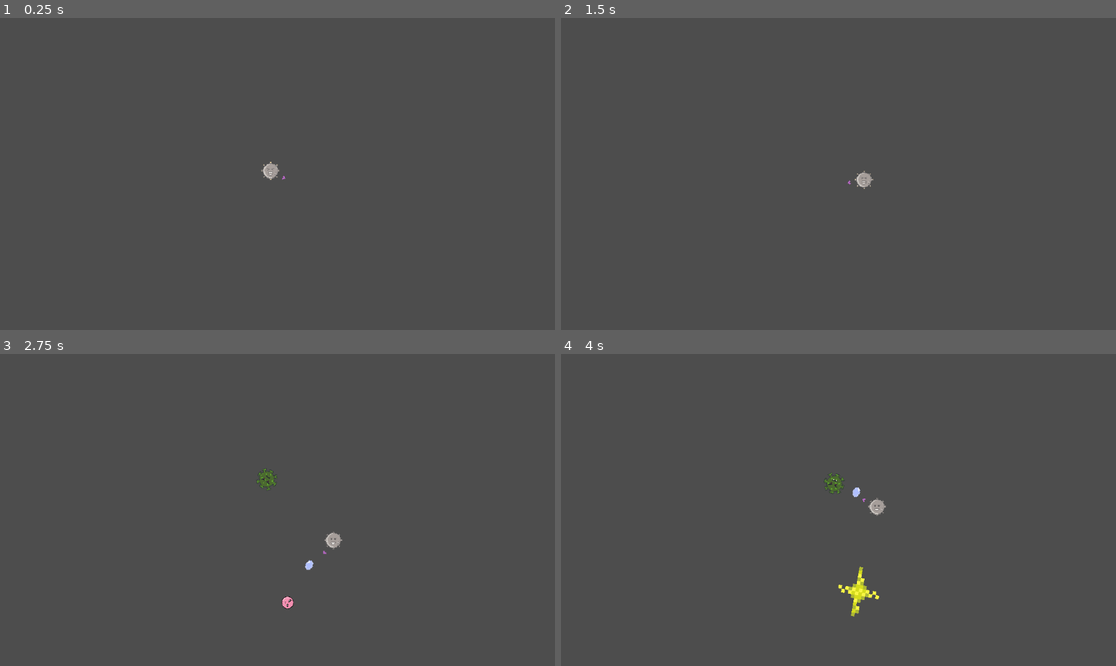
Above: before the commit, frames 1-4 (two rows, left to right).
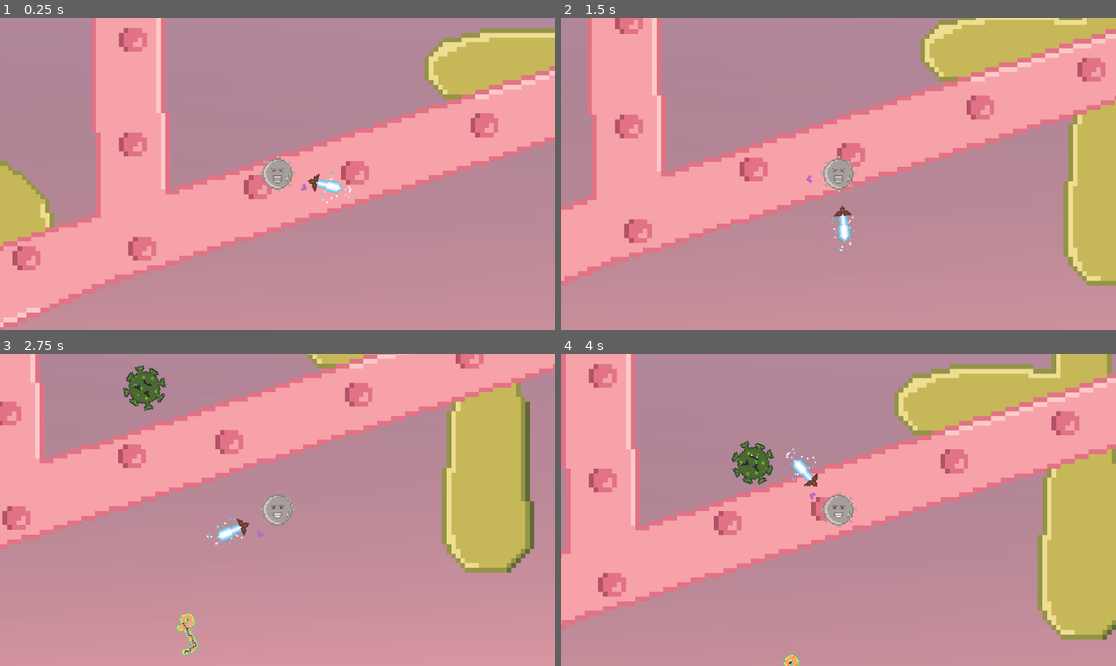
Above: after the commit, the same moments.

Repository: Ray660/Fear
Game: Godot game, scene res://Scenes/game.tscn
Same seed, same stepped clock (60 frames per second), same inputs: the game is played once before the commit and once after it.
Inputs:
- Up to frame 1 (0.25 s): no input
- Up to frame 2 (1.5 s): hold D (right) 0.53-1.28 s; tap Space (active, bound only after the commit) at 0.6, 1.35 s; hold S (down) from 1.28 s (still down)
- Up to frame 3 (2.75 s): release S (down) at 2.03 s; hold D (right) from 2.03 s (still down); tap Space (active, bound only after the commit) at 2.1 s
- Up to frame 4 (4 s): release D (right) at 2.78 s; hold W (up) 2.78-3.53 s; tap Space (active, bound only after the commit) at 2.85, 3.6 s; hold A (left) from 3.53 s (still down)

The runs differ from the first frame. In frame 1, 100% of the frame differs, in the area x 0-100%, y 0-100%; in frame 2, 100%; in frame 3, 100%; in frame 4, 100%.

Commit message:
feat: 添加激光与剑攻击系统
- 新增 Laser 激光敌人类型
- 新增 Sword 剑敌人类型
- 更新 FastEnemy 场景配置
- 更新 Gun 和 Scarecrow 配置
- 添加项目配置

Diff:
--- a/Enemy/fast_enemy.tscn
+++ b/Enemy/fast_enemy.tscn
@@ -1,10 +1,11 @@
 [gd_scene format=3 uid="uid://cja06eio6ao3"]
 
 [ext_resource type="Script" uid="uid://7khdy7wc3ly5" path="res://Enemy/fast_enemy.gd" id="1_a2oy4"]
-[ext_resource type="Texture2D" uid="uid://bnxgx4gjij3vg" path="res://assets/images/Enemy.png" id="2_mmy00"]
 [ext_resource type="Texture2D" uid="uid://cg5rfiabtxrvj" path="res://assets/images/enemy_dead-Sheet.png" id="2_xwi12"]
+[ext_resource type="Texture2D" uid="uid://cn31km8nu5s3d" path="res://assets/images/EBOLA-Sheet.png" id="3_mmy00"]
 
-[sub_resource type="CircleShape2D" id="CircleShape2D_xwi12"]
+[sub_resource type="ConvexPolygonShape2D" id="ConvexPolygonShape2D_mmy00"]
+points = PackedVector2Array(-9.5238085, -3.0952377, -14.285713, 4.0476184, -7.1428566, 8.809523, 0, 6.4285707, 4.7619042, -7.8571424, 9.5238085, -3.0952377, 11.90476, -5.47619, 2.3809521, -12.619046, -4.7619042, -0.7142857)
 
 [sub_resource type="AtlasTexture" id="AtlasTexture_jhcp8"]
 atlas = ExtResource("2_xwi12")
@@ -25,6 +26,22 @@
 [sub_resource type="AtlasTexture" id="AtlasTexture_l85fy"]
 atlas = ExtResource("2_xwi12")
 region = Rect2(1024, 0, 256, 256)
+
+[sub_resource type="AtlasTexture" id="AtlasTexture_xwi12"]
+atlas = ExtResource("3_mmy00")
+region = Rect2(0, 0, 256, 256)
+
+[sub_resource type="AtlasTexture" id="AtlasTexture_rp3xo"]
+atlas = ExtResource("3_mmy00")
+region = Rect2(256, 0, 256, 256)
+
+[sub_resource type="AtlasTexture" id="AtlasTexture_0ie0o"]
+atlas = ExtResource("3_mmy00")
+region = Rect2(512, 0, 256, 256)
+
+[sub_resource type="AtlasTexture" id="AtlasTexture_kwra2"]
+atlas = ExtResource("3_mmy00")
+region = Rect2(768, 0, 256, 256)
 
 [sub_resource type="SpriteFrames" id="SpriteFrames_jhcp8"]
 animations = [{
@@ -50,7 +67,16 @@
 }, {
 "frames": [{
 "duration": 1.0,
-"texture": ExtResource("2_mmy00")
+"texture": SubResource("AtlasTexture_xwi12")
+}, {
+"duration": 1.0,
+"texture": SubResource("AtlasTexture_rp3xo")
+}, {
+"duration": 1.0,
+"texture": SubResource("AtlasTexture_0ie0o")
+}, {
+"duration": 1.0,
+"texture": SubResource("AtlasTexture_kwra2")
 }],
 "loop": true,
 "name": &"idle",
@@ -58,16 +84,18 @@
 }]
 
 [node name="fastEnemy" type="Area2D" unique_id=354167610]
-scale = Vector2(0.3, 0.3)
+scale = Vector2(0.35, 0.35)
 script = ExtResource("1_a2oy4")
 
 [node name="CollisionShape2D" type="CollisionShape2D" parent="." unique_id=595247212]
 visible = false
 position = Vector2(0, 1)
 scale = Vector2(1.4, 1.4)
-shape = SubResource("CircleShape2D_xwi12")
+shape = SubResource("ConvexPolygonShape2D_mmy00")
 
 [node name="AnimatedSprite2D" type="AnimatedSprite2D" parent="." unique_id=1423935081]
+scale = Vector2(0.15, 0.15)
 sprite_frames = SubResource("SpriteFrames_jhcp8")
-animation = &"death"
+animation = &"idle"
 autoplay = "idle"
+frame_progress = 0.7117702
--- /dev/null
+++ b/Enemy/laser.gd
@@ -0,0 +1,21 @@
+extends Area2D
+@export var 激光伤害 : int = 100
+
+var sword : Area2D
+# Called when the node enters the scene tree for the first time.
+func _ready() -> void:
+	sword = find_parent("sword")
+
+# Called every frame. 'delta' is the elapsed time since the previous frame.
+func _process(delta: float) -> void:
+	if sword.Level == 5 and Input.is_action_just_pressed("active"):
+		$AnimatedSprite2D.play("attack")
+		sword.orbit_speed = 0
+		await get_tree().create_timer(1.2).timeout
+		var areas = get_overlapping_areas()
+		for area in areas:
+			if area.is_in_group("Enemy"):
+				area.生命值 -= 激光伤害
+		await get_tree().create_timer(0.3).timeout
+		sword.orbit_speed = 1
+		sword.Level = 0
--- /dev/null
+++ b/Enemy/sword.tscn
@@ -0,0 +1,293 @@
+[gd_scene format=3 uid="uid://ek275g6xo0yg"]
+
+[ext_resource type="Texture2D" uid="uid://rao3ep815flp" path="res://assets/images/sword-Sheet-0.png" id="2_g0n2w"]
+[ext_resource type="Script" uid="uid://dmxr1qiv24lmh" path="res://sword.gd" id="2_igicj"]
+[ext_resource type="Texture2D" uid="uid://bpupqpdvbxw76" path="res://assets/images/sword-Sheet-20.png" id="3_cagjj"]
+[ext_resource type="Texture2D" uid="uid://cvcicyqa8esta" path="res://assets/images/sword-Sheet-40.png" id="4_rhyo5"]
+[ext_resource type="Texture2D" uid="uid://sv2lubt8tq50" path="res://assets/images/sword-Sheet-60.png" id="5_cq0nt"]
+[ext_resource type="Texture2D" uid="uid://pjds3qlp31k7" path="res://assets/images/sword-Sheet-80.png" id="6_tm0a0"]
+[ext_resource type="Texture2D" uid="uid://byi7k3luyetfy" path="res://assets/images/sword-Sheet-100.png" id="7_isqim"]
+[ext_resource type="Texture2D" uid="uid://c3hlaqrfuog2y" path="res://assets/images/laser-Sheet.png" id="8_rhyo5"]
+[ext_resource type="Texture2D" uid="uid://cvteboninobha" path="res://assets/images/sword-hignlight-Sheet.png" id="9_cq0nt"]
+[ext_resource type="Script" uid="uid://by3m76vg308u6" path="res://Enemy/laser.gd" id="9_tm0a0"]
+
+[sub_resource type="RectangleShape2D" id="RectangleShape2D_cptnk"]
+size = Vector2(12.5, 3)
+
+[sub_resource type="AtlasTexture" id="AtlasTexture_igicj"]
+atlas = ExtResource("2_g0n2w")
+region = Rect2(0, 0, 256, 256)
+
+[sub_resource type="AtlasTexture" id="AtlasTexture_u2n2t"]
+atlas = ExtResource("2_g0n2w")
+region = Rect2(256, 0, 256, 256)
+
+[sub_resource type="AtlasTexture" id="AtlasTexture_mg3qm"]
+atlas = ExtResource("3_cagjj")
+region = Rect2(0, 0, 256, 256)
+
+[sub_resource type="AtlasTexture" id="AtlasTexture_3ttvr"]
+atlas = ExtResource("3_cagjj")
+region = Rect2(256, 0, 256, 256)
+
+[sub_resource type="AtlasTexture" id="AtlasTexture_70nf3"]
+atlas = ExtResource("4_rhyo5")
+region = Rect2(0, 0, 256, 256)
+
+[sub_resource type="AtlasTexture" id="AtlasTexture_udafn"]
+atlas = ExtResource("4_rhyo5")
+region = Rect2(256, 0, 256, 256)
+
+[sub_resource type="AtlasTexture" id="AtlasTexture_2evba"]
+atlas = ExtResource("5_cq0nt")
+region = Rect2(0, 0, 256, 256)
+
+[sub_resource type="AtlasTexture" id="AtlasTexture_npmc2"]
+atlas = ExtResource("5_cq0nt")
+region = Rect2(256, 0, 256, 256)
+
+[sub_resource type="AtlasTexture" id="AtlasTexture_06kol"]
+atlas = ExtResource("6_tm0a0")
+region = Rect2(0, 0, 256, 256)
+
+[sub_resource type="AtlasTexture" id="AtlasTexture_dmui6"]
+atlas = ExtResource("6_tm0a0")
+region = Rect2(256, 0, 256, 256)
+
+[sub_resource type="AtlasTexture" id="AtlasTexture_0r865"]
+atlas = ExtResource("7_isqim")
+region = Rect2(0, 0, 256, 256)
+
+[sub_resource type="AtlasTexture" id="AtlasTexture_ky7fj"]
+atlas = ExtResource("7_isqim")
+region = Rect2(256, 0, 256, 256)
+
+[sub_resource type="AtlasTexture" id="AtlasTexture_73gt0"]
+atlas = ExtResource("7_isqim")
+region = Rect2(512, 0, 256, 256)
+
+[sub_resource type="AtlasTexture" id="AtlasTexture_xxvuq"]
+atlas = ExtResource("7_isqim")
+region = Rect2(768, 0, 256, 256)
+
+[sub_resource type="SpriteFrames" id="SpriteFrames_xqqa6"]
+animations = [{
+"frames": [{
+"duration": 1.0,
+"texture": SubResource("AtlasTexture_igicj")
+}, {
+"duration": 1.0,
+"texture": SubResource("AtlasTexture_u2n2t")
+}],
+"loop": true,
+"name": &"level0",
+"speed": 10.0
+}, {
+"frames": [{
+"duration": 1.0,
+"texture": SubResource("AtlasTexture_mg3qm")
+}, {
+"duration": 1.0,
+"texture": SubResource("AtlasTexture_3ttvr")
+}],
+"loop": true,
+"name": &"level1",
+"speed": 5.0
+}, {
+"frames": [{
+"duration": 1.0,
+"texture": SubResource("AtlasTexture_70nf3")
+}, {
+"duration": 1.0,
+"texture": SubResource("AtlasTexture_udafn")
+}],
+"loop": true,
+"name": &"level2",
+"speed": 5.0
+}, {
+"frames": [{
+"duration": 1.0,
+"texture": SubResource("AtlasTexture_2evba")
+}, {
+"duration": 1.0,
+"texture": SubResource("AtlasTexture_npmc2")
+}],
+"loop": true,
+"name": &"level3",
+"speed": 5.0
+}, {
+"frames": [{
+"duration": 1.0,
+"texture": SubResource("AtlasTexture_06kol")
+}, {
+"duration": 1.0,
+"texture": SubResource("AtlasTexture_dmui6")
+}],
+"loop": true,
+"name": &"level4",
+"speed": 5.0
+}, {
+"frames": [{
+"duration": 1.0,
+"texture": SubResource("AtlasTexture_0r865")
+}, {
+"duration": 1.0,
+"texture": SubResource("AtlasTexture_ky7fj")
+}, {
+"duration": 1.0,
+"texture": SubResource("AtlasTexture_73gt0")
+}, {
+"duration": 1.0,
+"texture": SubResource("AtlasTexture_xxvuq")
+}],
+"loop": true,
+"name": &"level5",
+"speed": 10.0
+}]
+
+[sub_resource type="AtlasTexture" id="AtlasTexture_0al67"]
+atlas = ExtResource("9_cq0nt")
+region = Rect2(0, 0, 256, 256)
+
+[sub_resource type="AtlasTexture" id="AtlasTexture_nx5ic"]
+atlas = ExtResource("9_cq0nt")
+region = Rect2(256, 0, 256, 256)
+
+[sub_resource type="AtlasTexture" id="AtlasTexture_5oudg"]
+atlas = ExtResource("9_cq0nt")
+region = Rect2(512, 0, 256, 256)
+
+[sub_resource type="AtlasTexture" id="AtlasTexture_ibcla"]
+atlas = ExtResource("9_cq0nt")
+region = Rect2(768, 0, 256, 256)
+
+[sub_resource type="SpriteFrames" id="SpriteFrames_nx5ic"]
+animations = [{
+"frames": [{
+"duration": 1.0,
+"texture": SubResource("AtlasTexture_0al67")
+}, {
+"duration": 1.0,
+"texture": SubResource("AtlasTexture_nx5ic")
+}, {
+"duration": 1.0,
+"texture": SubResource("AtlasTexture_5oudg")
+}, {
+"duration": 1.0,
+"texture": SubResource("AtlasTexture_ibcla")
+}],
+"loop": false,
+"name": &"default",
+"speed": 5.0
+}]
+
+[sub_resource type="AtlasTexture" id="AtlasTexture_cq0nt"]
+atlas = ExtResource("8_rhyo5")
+region = Rect2(0, 0, 1024, 32)
+
+[sub_resource type="AtlasTexture" id="AtlasTexture_tm0a0"]
+atlas = ExtResource("8_rhyo5")
+region = Rect2(1024, 0, 1024, 32)
+
+[sub_resource type="AtlasTexture" id="AtlasTexture_isqim"]
+atlas = ExtResource("8_rhyo5")
+region = Rect2(2048, 0, 1024, 32)
+
+[sub_resource type="AtlasTexture" id="AtlasTexture_aqjo1"]
+atlas = ExtResource("8_rhyo5")
+region = Rect2(3072, 0, 1024, 32)
+
+[sub_resource type="AtlasTexture" id="AtlasTexture_qpj1i"]
+atlas = ExtResource("8_rhyo5")
+region = Rect2(4096, 0, 1024, 32)
+
+[sub_resource type="AtlasTexture" id="AtlasTexture_238oj"]
+atlas = ExtResource("8_rhyo5")
+region = Rect2(5120, 0, 1024, 32)
+
+[sub_resource type="AtlasTexture" id="AtlasTexture_0b3gv"]
+atlas = ExtResource("8_rhyo5")
+region = Rect2(6144, 0, 1024, 32)
+
+[sub_resource type="AtlasTexture" id="AtlasTexture_5s6pw"]
+atlas = ExtResource("8_rhyo5")
+region = Rect2(7168, 0, 1024, 32)
+
+[sub_resource type="SpriteFrames" id="SpriteFrames_0b3gv"]
+animations = [{
+"frames": [{
+"duration": 1.0,
+"texture": SubResource("AtlasTexture_cq0nt")
+}, {
+"duration": 1.0,
+"texture": SubResource("AtlasTexture_tm0a0")
+}, {
+"duration": 1.0,
+"texture": SubResource("AtlasTexture_isqim")
+}, {
+"duration": 1.0,
+"texture": SubResource("AtlasTexture_aqjo1")
+}, {
+"duration": 1.0,
+"texture": SubResource("AtlasTexture_qpj1i")
+}, {
+"duration": 1.0,
+"texture": SubResource("AtlasTexture_238oj")
+}, {
+"duration": 1.0,
+"texture": SubResource("AtlasTexture_0b3gv")
+}, {
+"duration": 1.0,
+"texture": SubResource("AtlasTexture_5s6pw")
+}],
+"loop": false,
+"name": &"attack",
+"speed": 5.0
+}]
+
+[sub_resource type="RectangleShape2D" id="RectangleShape2D_cq0nt"]
+size = Vector2(1022, 26)
+
+[node name="sword" type="Area2D" unique_id=1558496153]
+script = ExtResource("2_igicj")
+"发射间隔" = 0.3
+
+[node name="CollisionShape2D" type="CollisionShape2D" parent="." unique_id=1233585408]
+visible = false
+position = Vector2(6.75, 0)
+shape = SubResource("RectangleShape2D_cptnk")
+
+[node name="Timer" type="Timer" parent="." unique_id=1219276372]
+wait_time = 0.2
+
+[node name="AnimatedSprite2D" type="AnimatedSprite2D" parent="." unique_id=1594667650]
+z_index = 2
+position = Vector2(7, 0)
+rotation = 1.5707964
+scale = Vector2(0.07, 0.07)
+sprite_frames = SubResource("SpriteFrames_xqqa6")
+animation = &"level1"
+autoplay = "level0"
+frame_progress = 0.838765
+
+[node name="hurt" type="AnimatedSprite2D" parent="AnimatedSprite2D" unique_id=1636602023]
+sprite_frames = SubResource("SpriteFrames_nx5ic")
+frame = 3
+frame_progress = 1.0
+
+[node name="Laser" type="Area2D" parent="." unique_id=1836707468]
+script = ExtResource("9_tm0a0")
+
+[node name="AnimatedSprite2D" type="AnimatedSprite2D" parent="Laser" unique_id=120745802]
+position = Vector2(524, 0)
+sprite_frames = SubResource("SpriteFrames_0b3gv")
+animation = &"attack"
+
+[node name="CollisionShape2D" type="CollisionShape2D" parent="Laser" unique_id=2116898022]
+visible = false
+position = Vector2(525, 0)
+shape = SubResource("RectangleShape2D_cq0nt")
+
+[connection signal="area_entered" from="." to="." method="_on_area_entered"]
+[connection signal="area_exited" from="." to="." method="_on_area_exited"]
+[connection signal="timeout" from="Timer" to="." method="_on_timer_timeout"]
--- a/Player/gun.tscn
+++ b/Player/gun.tscn
@@ -19,6 +19,7 @@
 rotation = 3.9269907
 sprite_frames = SubResource("SpriteFrames_1bc6a")
 script = ExtResource("2_6acd1")
+"发射间隔" = 20.0
 
 [node name="Timer" type="Timer" parent="." unique_id=367725195]
 wait_time = 0.513
--- a/Player/scarecrow.tscn
+++ b/Player/scarecrow.tscn
@@ -3,6 +3,7 @@
 [ext_resource type="Script" uid="uid://wmcpiwk8w5tl" path="res://Scripts/scarecrow.gd" id="1_oufxn"]
 [ext_resource type="Texture2D" uid="uid://bp3a0jx2waqpq" path="res://assets/images/cell_demo2-Sheet.png" id="2_7qj1v"]
 [ext_resource type="PackedScene" uid="uid://cpcbiq27lqd7b" path="res://Player/gun.tscn" id="3_7qj1v"]
+[ext_resource type="PackedScene" uid="uid://ek275g6xo0yg" path="res://Enemy/sword.tscn" id="4_607hx"]
 
 [sub_resource type="CircleShape2D" id="CircleShape2D_oufxn"]
 radius = 8.0
@@ -47,3 +48,6 @@
 [node name="gun" parent="." unique_id=815225791 instance=ExtResource("3_7qj1v")]
 position = Vector2(10.6, 0)
 rotation = -2.3561945
+
+[node name="sword" parent="." unique_id=1558496153 instance=ExtResource("4_607hx")]
+position = Vector2(10, 0)
--- a/Scenes/game.tscn
+++ b/Scenes/game.tscn
@@ -1,11 +1,12 @@
 [gd_scene format=3 uid="uid://dmacns3n0gjki"]
 
-[ext_resource type="Texture2D" uid="uid://bacdlbbgy1v4g" path="res://assets/images/backgroud.png" id="1_ebmjs"]
 [ext_resource type="Script" uid="uid://dyh6lxhikjuic" path="res://Scripts/game.gd" id="1_wrm1d"]
 [ext_resource type="PackedScene" uid="uid://c6a77fke3ufh5" path="res://Player/scarecrow.tscn" id="2_qxrlw"]
+[ext_resource type="Texture2D" uid="uid://briibl0froy8l" path="res://assets/images/tissue_fluid-Sheet.png" id="2_wrm1d"]
 
 [node name="Node2D" type="Node2D" unique_id=1106548023]
 script = ExtResource("1_wrm1d")
+max_enemy_count = 100
 difficulty_stages = Array[Dictionary]([{
 "time_limit": 5.0,
 "wait_time": 2.0
@@ -18,18 +19,21 @@
 }])
 
 [node name="background" type="Sprite2D" parent="." unique_id=1458150955]
+z_index = -1
 position = Vector2(14, 2)
-texture = ExtResource("1_ebmjs")
 metadata/_edit_lock_ = true
 
 [node name="scarecrow" parent="background" unique_id=381234912 instance=ExtResource("2_qxrlw")]
 position = Vector2(-14, -2)
 
-[node name="Camera2D" type="Camera2D" parent="." unique_id=1640367791]
-position = Vector2(11, 2)
+[node name="Camera2D" type="Camera2D" parent="background/scarecrow" unique_id=1640367791]
 scale = Vector2(2, 2)
-offset = Vector2(-6.1, 0)
-zoom = Vector2(3, 3.08)
+zoom = Vector2(6, 6.16)
+
+[node name="Sprite2D" type="Sprite2D" parent="background" unique_id=1709872882]
+z_index = -1
+scale = Vector2(0.2, 0.2)
+texture = ExtResource("2_wrm1d")
 
 [node name="Timer_geEnemy" type="Timer" parent="." unique_id=201194877]
 wait_time = 2.0
--- /dev/null
+++ b/animated_sprite_2d.gd
@@ -0,0 +1,11 @@
+extends "res://Player/gun.gd"
+
+
+# Called when the node enters the scene tree for the first time.
+func _ready() -> void:
+	pass # Replace with function body.
+
+
+# Called every frame. 'delta' is the elapsed time since the previous frame.
+func _process(delta: float) -> void:
+	pass
--- a/project.godot
+++ b/project.godot
@@ -37,6 +37,11 @@
 "events": [Object(InputEventKey,"resource_local_to_scene":false,"resource_name":"","device":-1,"window_id":0,"alt_press …(192 unchanged characters)…
 ]
 }
+active={
+"deadzone": 0.2,
+"events": [Object(InputEventKey,"resource_local_to_scene":false,"resource_name":"","device":-1,"window_id":0,"alt_pressed":false,"shift_pressed":false,"ctrl_pressed":false,"meta_pressed":false,"pressed":false,"keycode":0,"physical_keycode":32,"key_label":0,"unicode":32,"location":0,"echo":false,"script":null)
+]
+}
 
 [physics]
 
--- /dev/null
+++ b/sword.gd
@@ -0,0 +1,53 @@
+extends "res://Player/gun.gd"
+
+@export var 武器伤害 : float = 50
+var Timer1 : Timer
+var Level : int = 0
+var last_level : int = 0
+var current_animal : String
+var enemies_touched: Array = []  # 玩家周围的敌人列表
+# Called when the node enters the scene tree for the first time.
+func _ready() -> void:
+	Timer1 = find_child("Timer")
+	Timer1.wait_time = 发射间隔
+	初始角度 = 0
+	orbit_speed = 1
+	# 找到玩家节点
+	player = get_parent()
+	if not player:
+		push_error("OrbitBody must be a child of Player!")
+		return
+	add_to_group("sword")
+
+
+# Called every frame. 'delta' is the elapsed time since the previous frame.
+func _process(delta: float) -> void:
+	if Level != last_level:
+		current_animal = "level" + str(Level)
+		$AnimatedSprite2D.play(current_animal)
+		last_level = Level
+
+
+func _on_area_entered(area: Area2D) -> void:
+	if area.is_in_group("Enemy"):
+		attcak(area)
+		enemies_touched.append(area)
+		Timer1.start()
+
+func _on_area_exited(area: Area2D) -> void:
+	enemies_touched.erase(area)
+
+
+func _on_timer_timeout() -> void:
+	for enemy_oneof in enemies_touched:
+		attcak(enemy_oneof)
+
+
+func Level_up() -> void:
+	Level += 1
+
+func attcak(target_enemy:Area2D) -> void:
+	target_enemy.生命值 -= 武器伤害
+	$AnimatedSprite2D/hurt.play()
+	if target_enemy.is_alive and target_enemy.生命值 <= 0 and Level != 5:
+		Level_up()
Not shown, added: Enemy/laser.gd.uid
Not shown, added: animated_sprite_2d.gd.uid
Not shown, added: sword.gd.uid
